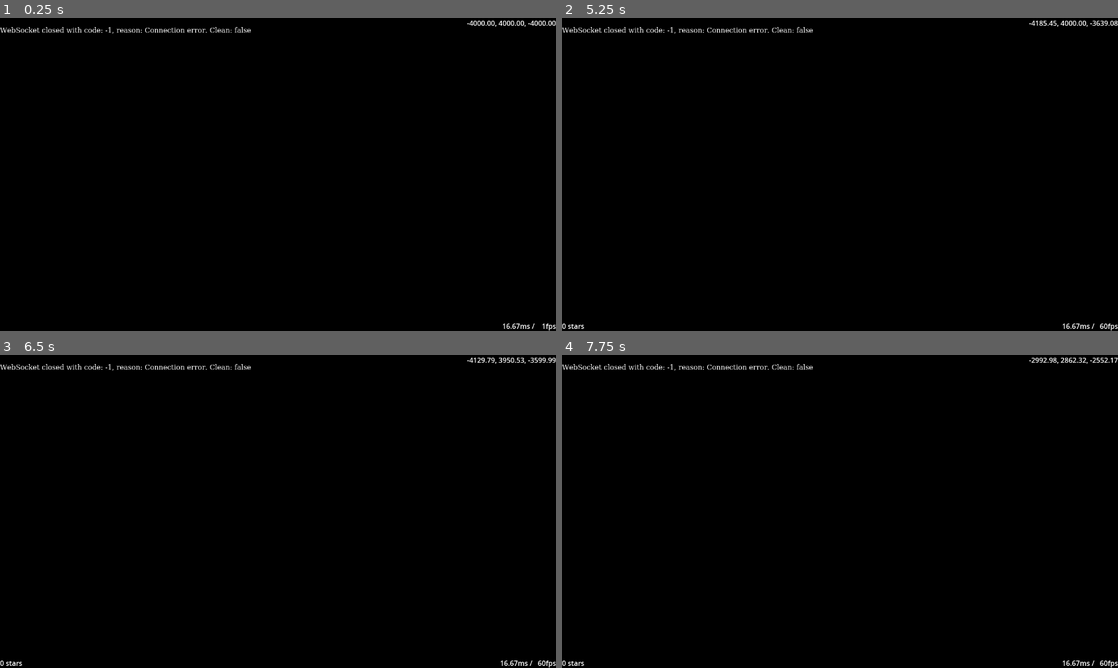
Above: before the commit, frames 1-4 (two rows, left to right).
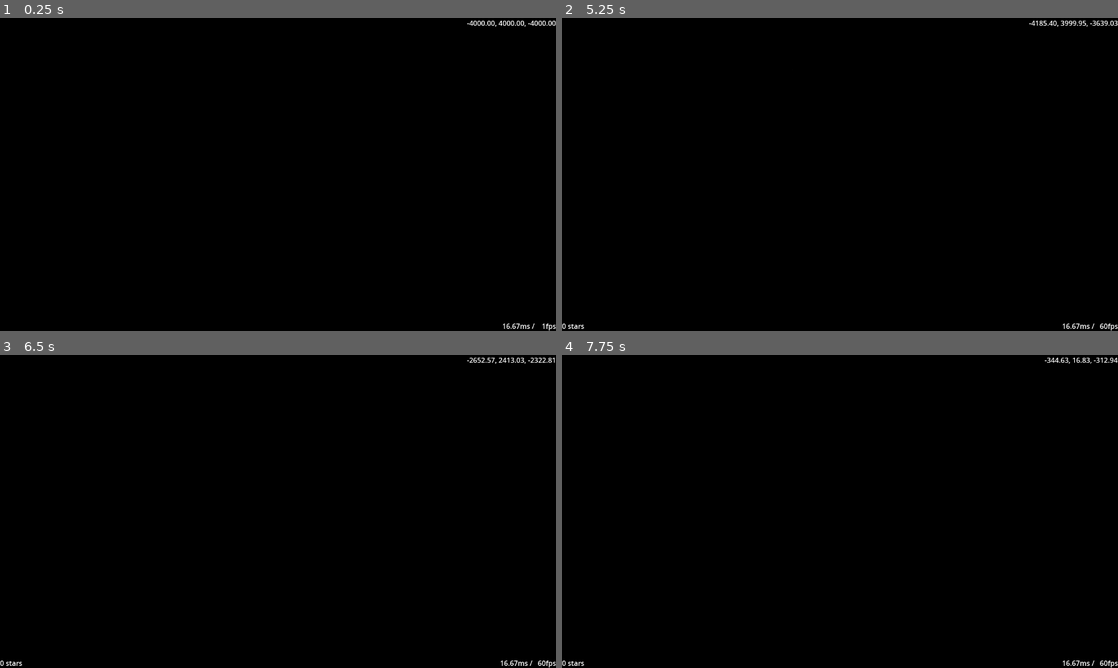
Above: after the commit, the same moments.

Repository: HansAcker/eddn-godot
Game: Godot game, scene res://Main.tscn
Two runs of this game, one before a commit and one after it. Both use one fixed random seed, a clock stepped at 60 frames per second and the inputs below.
Inputs:
- Up to frame 1 (0.25 s): no input
- Up to frame 2 (5.25 s): tap Enter (toggle_fullscreen) at 0.5 s; hold Delete (clear) 0.53-1.28 s; hold W (move_forward) 0.53-2.03 s; tap C (look_down) at 1.35 s; hold A (move_left) 2.03-3.53 s; tap Q (look_left) at 2.1 s; tap E (look_right) at 2.85 s; hold S (move_back) 3.53-4.28 s; tap Z (look_up) at 3.6 s; hold D (move_right) 4.28-5.03 s; tap P (print_transform) at 4.35 s; hold W (move_forward) from 5.03 s (still down); hold . (random_move) from 5.03 s (still down)
- Up to frame 3 (6.5 s): release W (move_forward) at 5.78 s; release . (random_move) at 5.78 s; hold D (move_right) from 5.78 s (still down); tap Backspace (reconnect) at 5.85 s
- Up to frame 4 (7.75 s): keep holding D (move_right); hold Delete (clear) 6.53-7.28 s; tap C (look_down) at 7.35 s

The runs differ from the first frame. In frame 1, 0.4% of the frame differs, in the area x 0-46%, y 2-6%; in frame 2, 0.4%; in frame 3, 0.5%; in frame 4, 0.5%, in the area x 0-100%, y 0-6%.

Commit message:
use camera randomizer for position only. is_instance_of -> is

Diff:
--- a/Main.gd
+++ b/Main.gd
@@ -60,7 +60,8 @@
 
 
 func _ready() -> void:
-	_camera_randomizer.seed = 423.591
+	## TODO: make seed configurable
+	_camera_randomizer.seed = 42**23
 
 
 func _move_camera(where: Transform3D, when: float) -> void:
@@ -68,7 +69,7 @@
 			camera.transform = where
 		else:
 			var _tween = _camera_tween_ref.get_ref()
-			if is_instance_valid(_tween) && is_instance_of(_tween, Tween):
+			if is_instance_valid(_tween) && _tween is Tween:
 				(_tween as Tween).kill()
 
 			var tween := create_tween()
@@ -241,23 +242,23 @@
 	if !idle_move:
 		return
 
+	## Stop camera movement
 	var _tween = _camera_tween_ref.get_ref()
-	if is_instance_valid(_tween) && is_instance_of(_tween, Tween):
+	if is_instance_valid(_tween) && _tween is Tween:
 		(_tween as Tween).kill()
 
-#	_camera_randomizer.randomize()
-	var choice := _camera_randomizer.randf()
-	var move_to_pos := Vector3(_camera_randomizer.randf_range(-134.2, 134.2), _camera_randomizer.randf_range(-20.4, 234.2), _camera_randomizer.randf_range(-423.5, 234.2))
-
-	var look_at_pos := Vector3(randf_range(-52.2, 34.2), -10.0, randf_range(-23.5, 423.5))
-	var preset := randi_range(0, len(camera_presets)-1)
-
-	var camera_transform := camera.transform
-	if choice >= 0.85 && len(camera_presets) && _handle_preset(preset):
+	var choice := randf()
+	## TODO: make preset probability configurable
+	if choice >= 0.85 && len(camera_presets) && _handle_preset(randi_range(0, len(camera_presets)-1)):
 		idle_spin = false
 	else:
+		## use _camera_randomizer for position, default for orientation
+		## TODO: make bounding box and focus points configurable
+		var move_to_pos := Vector3(_camera_randomizer.randf_range(-134.2, 134.2), _camera_randomizer.randf_range(-20.4, 234.2), _camera_randomizer.randf_range(-423.5, 334.2))
+		var look_at_pos := Vector3(randf_range(-52.2, 34.2), -10.0, randf_range(-23.5, 423.5))
 		print("move to: ", move_to_pos, ", look at: ", look_at_pos)
 
+		var camera_transform := Transform3D()
 		camera_transform.origin = move_to_pos
 		camera_transform = camera_transform.looking_at(look_at_pos)
 
@@ -269,5 +270,6 @@
 		## Populate space around the camera from EDSM
 		$Map/EDSMQuery.add_stars_at(camera_transform.origin)
 
+		## Reverse pan direction
 		idle_spin_speed = -idle_spin_speed
 		idle_spin = true
